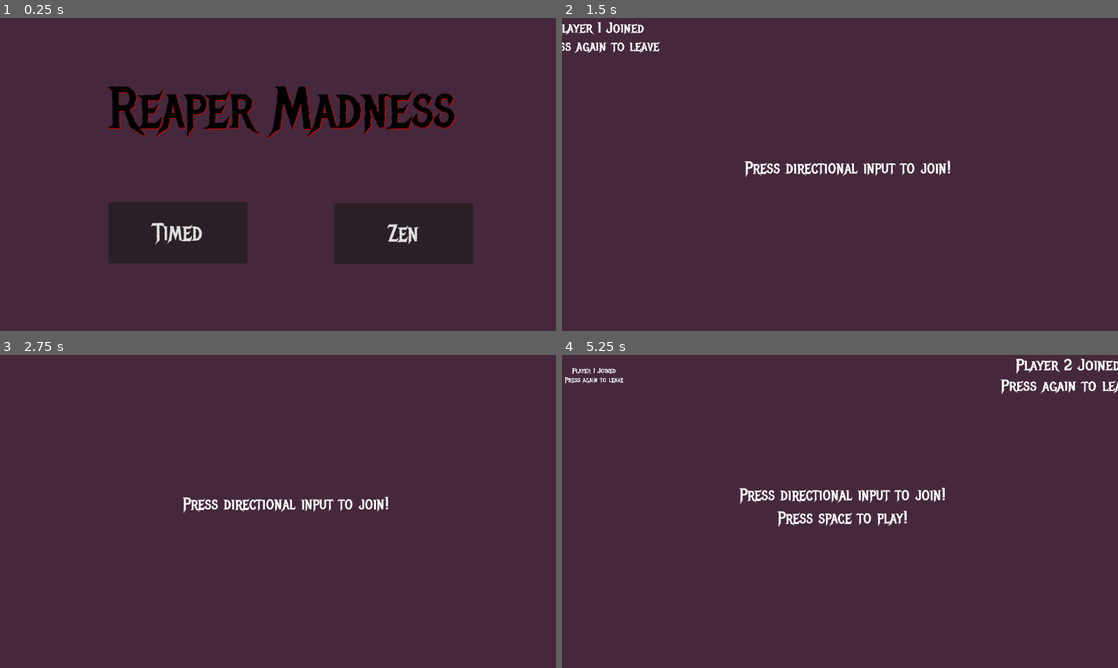
Above: before the commit, frames 1-4 (two rows, left to right).
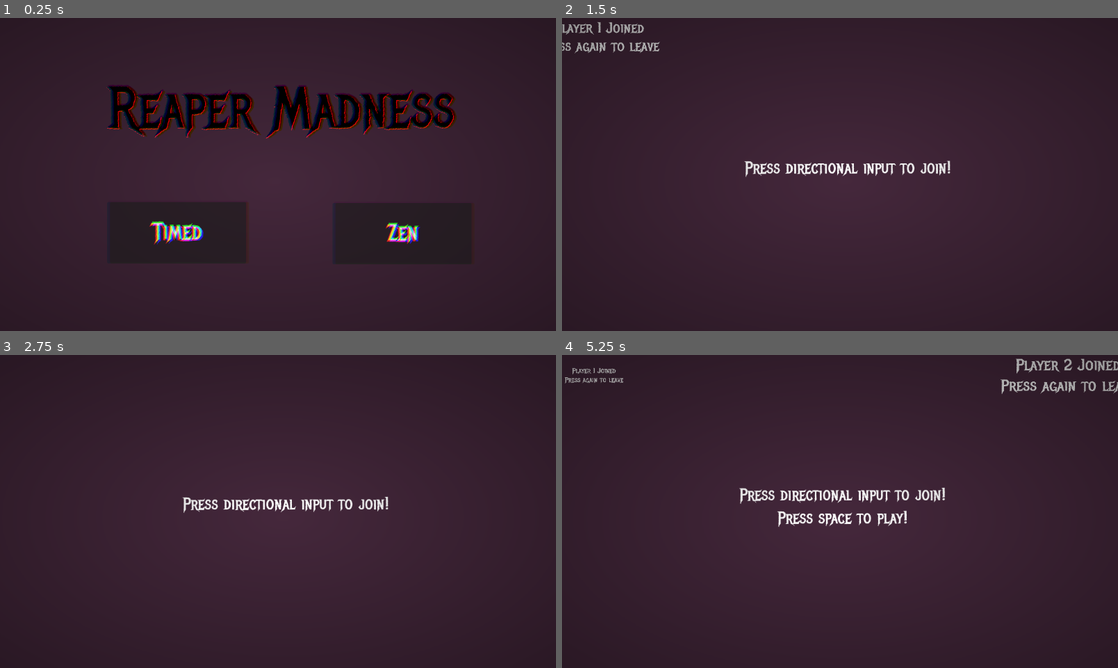
Above: after the commit, the same moments.

Repository: reniby/catfight
Game: Godot game, scene res://scenes/menu.tscn
Same seed, same stepped clock (60 frames per second), same inputs: the game is played once before the commit and once after it.
Inputs:
- Up to frame 1 (0.25 s): no input
- Up to frame 2 (1.5 s): click "Timed" at 0.5 s; tap Enter (dash_p4) at 1.25 s; hold Right (right_p1) from 1.28 s (still down); tap Space (dash_p2) at 1.35 s
- Up to frame 3 (2.75 s): release Right (right_p1) at 2.03 s; hold Down (down_p1) from 2.03 s (still down); tap Shift (dash_p1) at 2.1 s; tap Space (dash_p2) at 2.3 s
- Up to frame 4 (5.25 s): release Down (down_p1) at 2.78 s; hold Right (right_p1) 2.78-3.53 s; tap Space (dash_p2) at 2.85, 3.8, 4.55 s; hold Up (up_p1) 3.53-4.28 s; tap Ctrl (dash_p3) at 3.6 s; hold Left (left_p1) from 4.28 s (still down); tap Enter (dash_p4) at 4.35 s; tap G (down_p2) at 5.1 s

The runs differ from the first frame. In frame 1, 7.3% of the frame differs, in the area x 0-100%, y 0-100%; in frame 2, 3.3%; in frame 3, 3.0%; in frame 4, 3.6%.

Commit message:
vignette and chromatic aberration

Diff:
--- a/scenes/catfight.tscn
+++ b/scenes/catfight.tscn
@@ -1,6 +1,7 @@
-[gd_scene load_steps=6 format=4 uid="uid://bnycs8o7hatbv"]
+[gd_scene load_steps=8 format=4 uid="uid://bnycs8o7hatbv"]
 
 [ext_resource type="Script" path="res://scripts/catfight.gd" id="1_rkgal"]
+[ext_resource type="Shader" path="res://shaders/vignette.gdshader" id="4_3aryo"]
 [ext_resource type="Texture2D" uid="uid://k1qm2wm88ph4" path="res://assets/tile.png" id="4_a2phh"]
 [ext_resource type="Script" path="res://scripts/timer.gd" id="7_o0l6i"]
 
@@ -12,6 +13,13 @@
 [sub_resource type="TileSet" id="TileSet_kxmyf"]
 physics_layer_0/collision_layer = 7
 sources/0 = SubResource("TileSetAtlasSource_kjaxb")
+
+[sub_resource type="ShaderMaterial" id="ShaderMaterial_o5uyk"]
+shader = ExtResource("4_3aryo")
+shader_parameter/alpha = 10.0
+shader_parameter/inner_radius = 0.0
+shader_parameter/outer_radius = 30.0
+shader_parameter/color = Color(0, 0, 0, 1)
 
 [node name="Catfight" type="Node2D"]
 script = ExtResource("1_rkgal")
@@ -84,4 +92,11 @@
 tile_map_data = PackedByteArray("AAAkAO7/AAAAAAAAAAAkAO//AAAAAAAAAAAkAPD/AAAAAAAAAAAkAPH/AAAAAAAAAAAkAPL/AAAAAAAAAAAkAP …(13056 unchanged characters)…
 tile_set = SubResource("TileSet_kxmyf")
 
+[node name="Vignette" type="ColorRect" parent="."]
+material = SubResource("ShaderMaterial_o5uyk")
+offset_left = -680.0
+offset_top = -377.0
+offset_right = 696.0
+offset_bottom = 376.0
+
 [connection signal="timeout" from="GameTimer" to="." method="_on_game_timer_timeout"]
--- a/scenes/character_select.tscn
+++ b/scenes/character_select.tscn
@@ -1,6 +1,14 @@
-[gd_scene load_steps=2 format=3 uid="uid://cyn08vqntdp1u"]
+[gd_scene load_steps=4 format=3 uid="uid://cyn08vqntdp1u"]
 
 [ext_resource type="Script" path="res://scripts/character_select.gd" id="1_udr5a"]
+[ext_resource type="Shader" path="res://shaders/vignette.gdshader" id="2_p75u7"]
+
+[sub_resource type="ShaderMaterial" id="ShaderMaterial_oqh0u"]
+shader = ExtResource("2_p75u7")
+shader_parameter/alpha = 10.0
+shader_parameter/inner_radius = 0.0
+shader_parameter/outer_radius = 30.0
+shader_parameter/color = Color(0, 0, 0, 1)
 
 [node name="CharacterSelect" type="Node2D"]
 script = ExtResource("1_udr5a")
@@ -75,3 +83,10 @@
 text = "asdfasdf"
 horizontal_alignment = 1
 vertical_alignment = 1
+
+[node name="Vignette" type="ColorRect" parent="."]
+material = SubResource("ShaderMaterial_oqh0u")
+offset_left = -102.0
+offset_top = -39.0
+offset_right = 1274.0
+offset_bottom = 714.0
--- a/scenes/end_screen.tscn
+++ b/scenes/end_screen.tscn
@@ -1,6 +1,14 @@
-[gd_scene load_steps=2 format=3 uid="uid://ch0b7cixe4j2h"]
+[gd_scene load_steps=4 format=3 uid="uid://ch0b7cixe4j2h"]
 
 [ext_resource type="Script" path="res://scripts/score_screen.gd" id="2_2aptv"]
+[ext_resource type="Shader" path="res://shaders/vignette.gdshader" id="2_vyuli"]
+
+[sub_resource type="ShaderMaterial" id="ShaderMaterial_dllhw"]
+shader = ExtResource("2_vyuli")
+shader_parameter/alpha = 10.0
+shader_parameter/inner_radius = 0.0
+shader_parameter/outer_radius = 30.0
+shader_parameter/color = Color(0, 0, 0, 1)
 
 [node name="EndScreen" type="Node2D"]
 
@@ -21,6 +29,13 @@
 text = "Wins!"
 script = ExtResource("2_2aptv")
 
+[node name="Vignette" type="ColorRect" parent="."]
+material = SubResource("ShaderMaterial_dllhw")
+offset_left = -123.0
+offset_top = -59.0
+offset_right = 1253.0
+offset_bottom = 694.0
+
 [node name="Button" type="Button" parent="."]
 offset_left = 502.0
 offset_top = 484.0
--- a/scenes/menu.tscn
+++ b/scenes/menu.tscn
@@ -1,6 +1,21 @@
-[gd_scene load_steps=2 format=3 uid="uid://bm6l0lojw3d1m"]
+[gd_scene load_steps=6 format=3 uid="uid://bm6l0lojw3d1m"]
 
-[ext_resource type="Script" uid="uid://s1t4cguoj2pm" path="res://scripts/menu.gd" id="1_ybihw"]
+[ext_resource type="Script" path="res://scripts/menu.gd" id="1_ybihw"]
+[ext_resource type="Shader" path="res://shaders/vignette.gdshader" id="2_0rmuw"]
+[ext_resource type="Shader" path="res://shaders/chromatic_aberration.gdshader" id="3_u3x0u"]
+
+[sub_resource type="ShaderMaterial" id="ShaderMaterial_81fud"]
+shader = ExtResource("2_0rmuw")
+shader_parameter/alpha = 10.0
+shader_parameter/inner_radius = 0.0
+shader_parameter/outer_radius = 30.0
+shader_parameter/color = Color(0, 0, 0, 1)
+
+[sub_resource type="ShaderMaterial" id="ShaderMaterial_gxtpp"]
+shader = ExtResource("3_u3x0u")
+shader_parameter/r_displacement = Vector2(3, 0)
+shader_parameter/g_displacement = Vector2(0, 3)
+shader_parameter/b_displacement = Vector2(-3, 0)
 
 [node name="Menu" type="Node2D"]
 script = ExtResource("1_ybihw")
@@ -12,6 +27,21 @@
 offset_bottom = 361.0
 scale = Vector2(2, 1.909)
 color = Color(0.270588, 0.156863, 0.235294, 1)
+
+[node name="Vignette" type="ColorRect" parent="."]
+material = SubResource("ShaderMaterial_81fud")
+offset_left = -118.0
+offset_top = -37.0
+offset_right = 1258.0
+offset_bottom = 716.0
+
+[node name="ChromaticAbb" type="ColorRect" parent="."]
+z_index = 1
+material = SubResource("ShaderMaterial_gxtpp")
+offset_left = -118.0
+offset_top = -37.0
+offset_right = 1258.0
+offset_bottom = 716.0
 
 [node name="Timed" type="Button" parent="."]
 offset_left = 225.0
--- /dev/null
+++ b/shaders/chromatic_aberration.gdshader
@@ -0,0 +1,19 @@
+// chromatic aberration
+//---------------------------------
+
+shader_type canvas_item;
+
+uniform sampler2D SCREEN_TEXTURE : hint_screen_texture, filter_linear_mipmap;
+uniform vec2 r_displacement = vec2(3.0, 0.0);
+uniform vec2 g_displacement = vec2(0.0, 0.0);
+uniform vec2 b_displacement = vec2(-3.0, 0.0);
+
+
+void fragment()
+{
+	float r = texture(SCREEN_TEXTURE, SCREEN_UV + vec2(SCREEN_PIXEL_SIZE*r_displacement), 0.0).r;
+	float g = texture(SCREEN_TEXTURE, SCREEN_UV + vec2(SCREEN_PIXEL_SIZE*g_displacement), 0.0).g;
+	float b = texture(SCREEN_TEXTURE, SCREEN_UV + vec2(SCREEN_PIXEL_SIZE*b_displacement), 0.0).b;
+
+	COLOR = vec4(r, g, b, 1.0);
+}
--- /dev/null
+++ b/shaders/vignette.gdshader
@@ -0,0 +1,13 @@
+shader_type canvas_item;
+
+uniform float alpha = 10.0;
+uniform float inner_radius = 0.0;
+uniform float outer_radius = 30.0;
+uniform vec4 color : source_color = vec4(0.0, 0.0, 0.0, 1.0);
+
+void fragment() {
+	float x = abs(UV.r-.5)*2.0;
+	float y = abs(UV.g-.5)*2.0;
+	float q = 1.0-(1.0-sqrt(x*x+y*y)/outer_radius)/(1.0-inner_radius);
+	COLOR = vec4(color[0], color[1], color[2],q * alpha); // vec4(0, 0, 0, q*alpha);
+}
